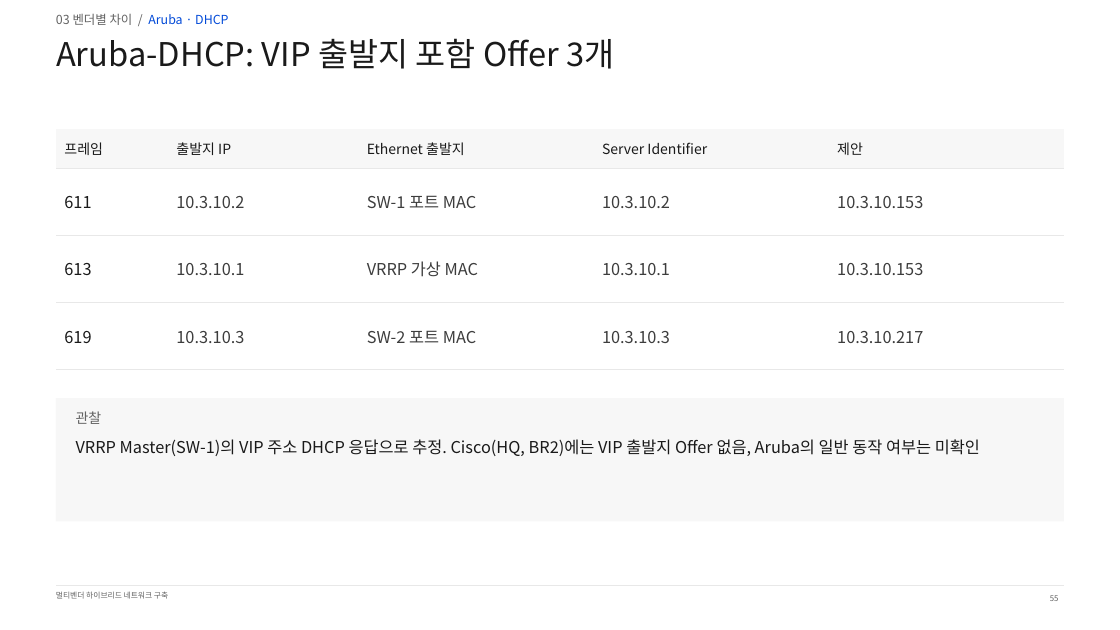
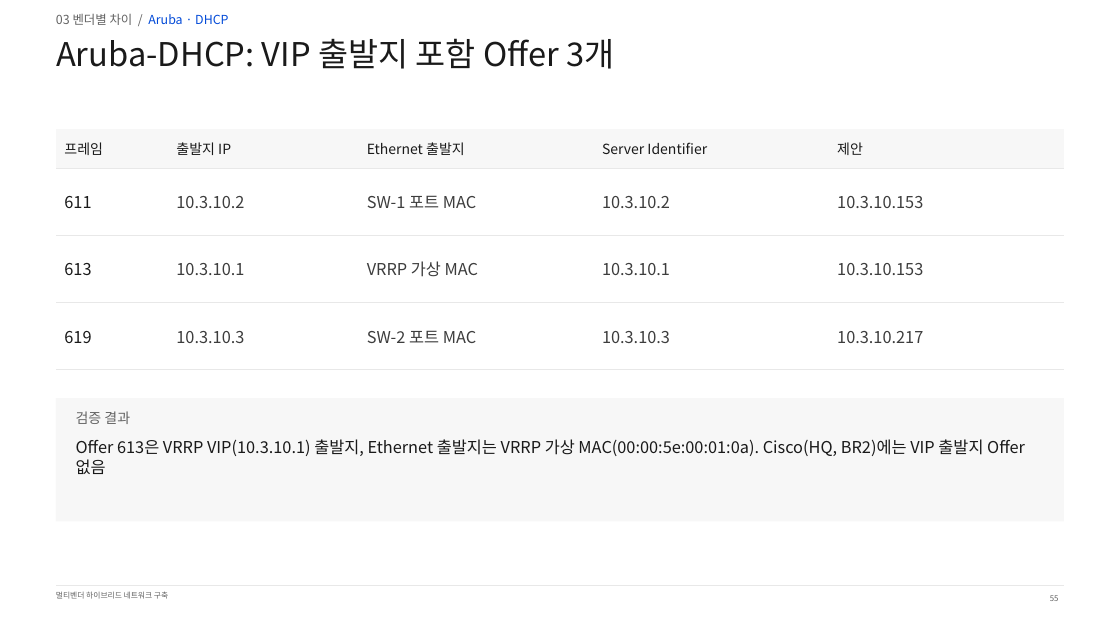
Before and after one commit to KSNAM97/multivendor-wan-dmvpn-mpls-lab, a slide deck: slide 55 of ppt/최종/멀티벤더_하이브리드_WAN_구축_남기석_261020.pptx. Drawn at 1120x630 pixels with LibreOffice and Linux fonts; fonts in the diff are those of the drawing. Boxes give left, top, right and bottom in pixels: in the first picture for what was removed or moved away, otherwise in the second. Text is boxed around its words. In the diff, an @@ line names an element or a change of style, - is before the commit and + after.

```diff
--- a/ppt/최종/멀티벤더_하이브리드_WAN_구축_남기석_261020.pptx
+++ b/ppt/최종/멀티벤더_하이브리드_WAN_구축_남기석_261020.pptx
@@ text at [76, 411, 130, 424]: text changed @@
-관찰
+검증 결과
@@ text at [76, 439, 1025, 474]: text changed @@
-VRRP Master(SW-1)의 VIP 주소 DHCP 응답으로 추정. Cisco(HQ, BR2)에는 VIP 출발지 Offer 없음, Aruba의 일반 동작 여부는 미확인
+Offer 613은 VRRP VIP(10.3.10.1) 출발지, Ethernet 출발지는 VRRP 가상 MAC(00:00:5e:00:01:0a). Cisco(HQ, BR2)에는 VIP 출발지 Offer 없음
```
Also in this commit, not shown: 42 other slides changed, 1 other file.
